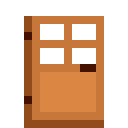
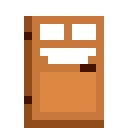
Comparing the layer stacks of the two 128 × 128 images. Changes:
painted on "oak_door.png" over (x1=40, y1=48, x2=96, y2=64)
